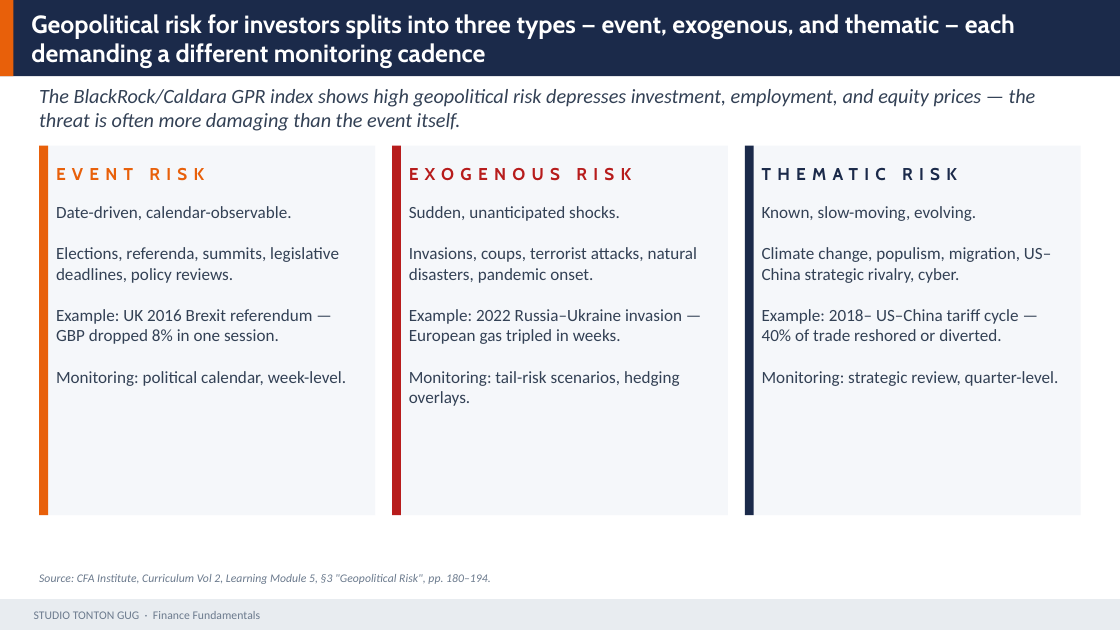
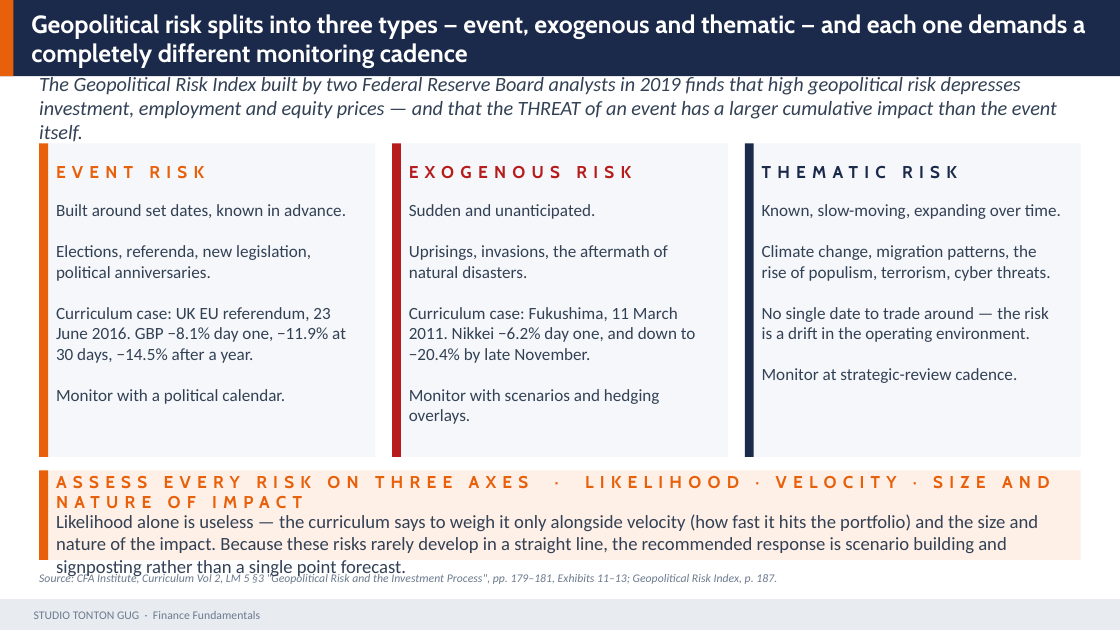
Before and after one commit to Gug4ever/Tonton_Gug_Studio, a slide deck: slide 16 of assets/finance/D05_Macro_Policy_FX.pptx. Drawn at 1120x630 pixels with LibreOffice and Linux fonts; fonts in the diff are those of the drawing. Boxes give left, top, right and bottom in pixels: in the first picture for what was removed or moved away, otherwise in the second. Text is boxed around its words. In the diff, an @@ line names an element or a change of style, - is before the commit and + after.

```diff
--- a/assets/finance/D05_Macro_Policy_FX.pptx
+++ b/assets/finance/D05_Macro_Policy_FX.pptx
@@ text at (x1=31, y1=14, x2=1085, y2=68): text changed @@
-Geopolitical risk for investors splits into three types — event, exogenous, and thematic — each demanding a different monitoring cadence
+Geopolitical risk splits into three types — event, exogenous and thematic — and each one demands a completely different monitoring cadence
@@ text at (x1=39, y1=74, x2=1057, y2=146): text changed @@
-The BlackRock/Caldara GPR index shows high geopolitical risk depresses investment, employment, and equity prices — the threat is often more damaging than the event itself.
+The Geopolitical Risk Index built by two Federal Reserve Board analysts in 2019 finds that high geopolitical risk depresses investment, employment and equity prices — and that the THREAT of an event has a larger cumulative impact than the event itself.
@@ rectangle resized from (x1=39, y1=146, x2=375, y2=515) to (x1=39, y1=143, x2=375, y2=457) @@
@@ rectangle resized from (x1=39, y1=146, x2=48, y2=515) to (x1=39, y1=143, x2=48, y2=457) @@
@@ rectangle resized from (x1=392, y1=146, x2=728, y2=515) to (x1=392, y1=143, x2=728, y2=457) @@
@@ rectangle resized from (x1=392, y1=146, x2=401, y2=515) to (x1=392, y1=143, x2=401, y2=457) @@
@@ rectangle resized from (x1=745, y1=146, x2=1081, y2=515) to (x1=745, y1=143, x2=1081, y2=457) @@
@@ rectangle resized from (x1=745, y1=146, x2=754, y2=515) to (x1=745, y1=143, x2=754, y2=457) @@
@@ text at (x1=56, y1=204, x2=346, y2=404): text changed @@
-Date-driven, calendar-observable.
-Elections, referenda, summits, legislative deadlines, policy reviews.
-Example: UK 2016 Brexit referendum — GBP dropped 8% in one session.
-Monitoring: political calendar, week-level.
+Built around set dates, known in advance.
+Elections, referenda, new legislation, political anniversaries.
+Curriculum case: UK EU referendum, 23 June 2016. GBP −8.1% day one, −11.9% at 30 days, −14.5% after a year.
+Monitor with a political calendar.
@@ text at (x1=409, y1=204, x2=696, y2=424): text changed @@
-Sudden, unanticipated shocks.
-Invasions, coups, terrorist attacks, natural disasters, pandemic onset.
-Example: 2022 Russia–Ukraine invasion — European gas tripled in weeks.
-Monitoring: tail-risk scenarios, hedging overlays.
+Sudden and unanticipated.
+Uprisings, invasions, the aftermath of natural disasters.
+Curriculum case: Fukushima, 11 March 2011. Nikkei −6.2% day one, and down to −20.4% by late November.
+Monitor with scenarios and hedging overlays.
@@ text at (x1=762, y1=204, x2=1061, y2=383): text changed @@
-Known, slow-moving, evolving.
-Climate change, populism, migration, US–China strategic rivalry, cyber.
-Example: 2018– US–China tariff cycle — 40% of trade reshored or diverted.
-Monitoring: strategic review, quarter-level.
+Known, slow-moving, expanding over time.
+Climate change, migration patterns, the rise of populism, terrorism, cyber threats.
+No single date to trade around — the risk is a drift in the operating environment.
+Monitor at strategic-review cadence.
@@ rectangle added at (x1=39, y1=470, x2=1081, y2=560), fill #FEF0E7 @@
@@ rectangle added at (x1=39, y1=470, x2=48, y2=560), fill #E8600A @@
@@ text added at (x1=56, y1=476, x2=1050, y2=489), 11 pt, text #E8600A, bold @@
+ASSESS EVERY RISK ON THREE AXES · LIKELIHOOD · VELOCITY · SIZE AND NATURE OF IMPACT
@@ text added at (x1=56, y1=514, x2=1039, y2=578), 12 pt, text #334155 @@
+Likelihood alone is useless — the curriculum says to weigh it only alongside velocity (how fast it hits the portfolio) and the size and nature of the impact. Because these risks rarely develop in a straight line, the recommended response is scenario building and signposting rather than a single point forecast.
@@ text at (x1=39, y1=573, x2=777, y2=584): text changed @@
-Source: CFA Institute, Curriculum Vol 2, Learning Module 5, §3 "Geopolitical Risk", pp. 180–194.
+Source: CFA Institute, Curriculum Vol 2, LM 5 §3 "Geopolitical Risk and the Investment Process", pp. 179–181, Exhibits 11–13; Geopolitical Risk Index, p. 187.
```
Also in this commit, not shown: 29 other slides changed, 1 slide added, 1 slide removed, 9 other files.
